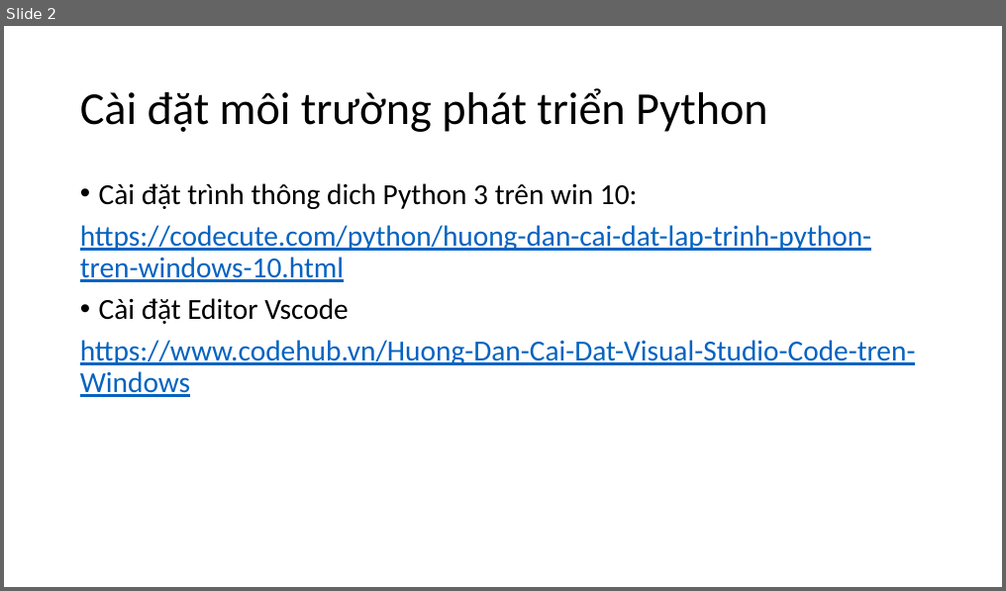
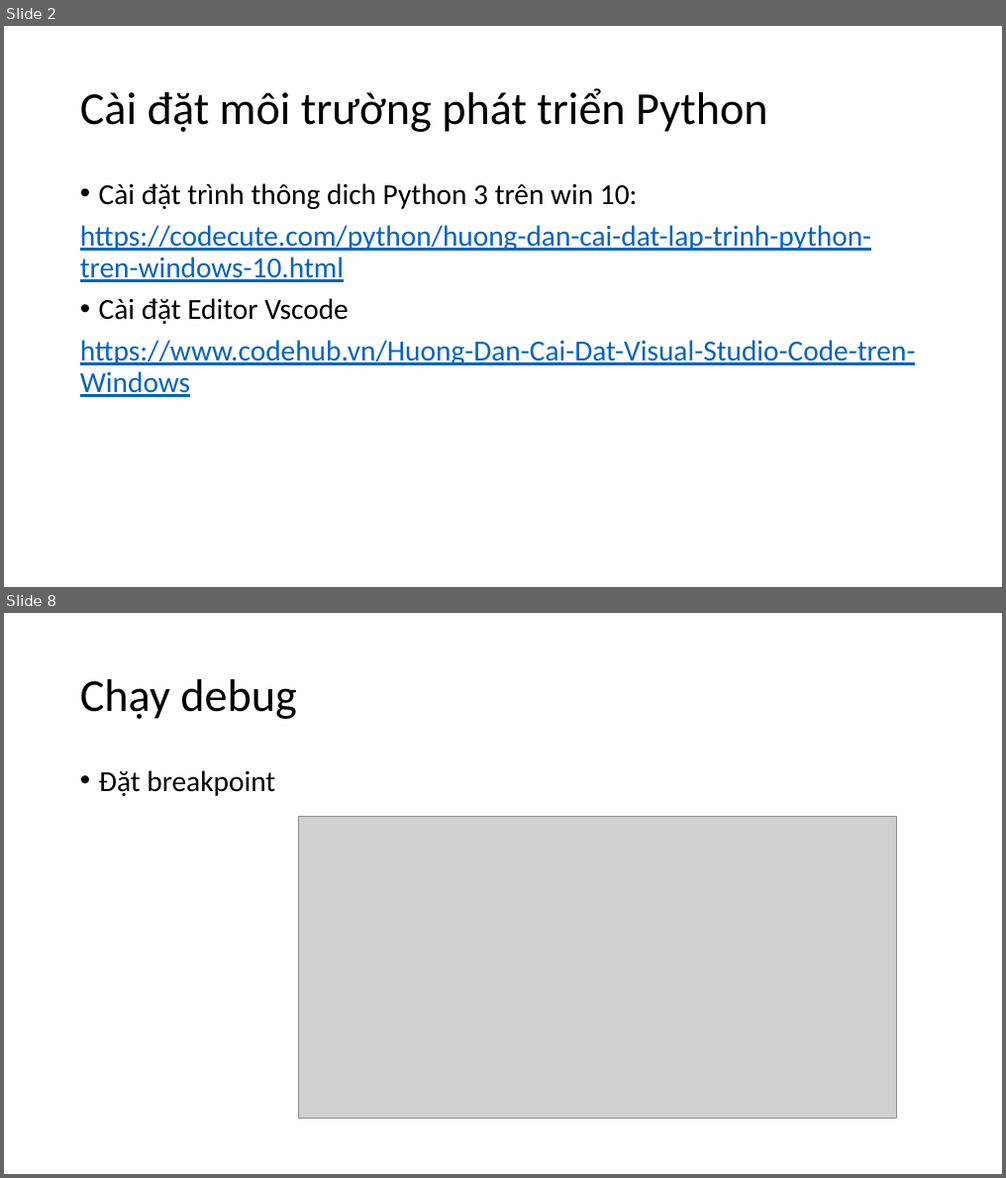
Before and after one commit to levinhhoang16/PyOpenCVCourse, a slide deck: Lecture/PythonCoban.pptx. Shown one above the other, each under a label of ours: slide 2 before the commit, slides 2 and 8 after it; the slides between them are not shown. The pictures are 1006x591 and 1006x1178 pixels, drawn with LibreOffice and Linux fonts; fonts in the diff are those of the drawing; grey boxes stand for pictures. Boxes give left, top, right and bottom in pixels: in the first picture for what was removed or moved away, otherwise in the second. Text is boxed around its words. In the diff, an @@ line names an element or a change of style, - is before the commit and + after.

```diff
--- a/Lecture/PythonCoban.pptx
+++ b/Lecture/PythonCoban.pptx
@@ slide 8 added at bbox=[4, 613, 1002, 1174], background #FFFFFF @@
@@ title added at bbox=[80, 679, 296, 719], 44 pt, text #000000 @@
+Chạy debug
@@ text added at bbox=[99, 770, 275, 796], 28 pt, text #000000 @@
+• Đặt breakpoint
@@ picture added at bbox=[299, 817, 896, 1119] @@
```
Also in this commit, not shown: 1 slide changed, 6 other slides added, 1 other file.
